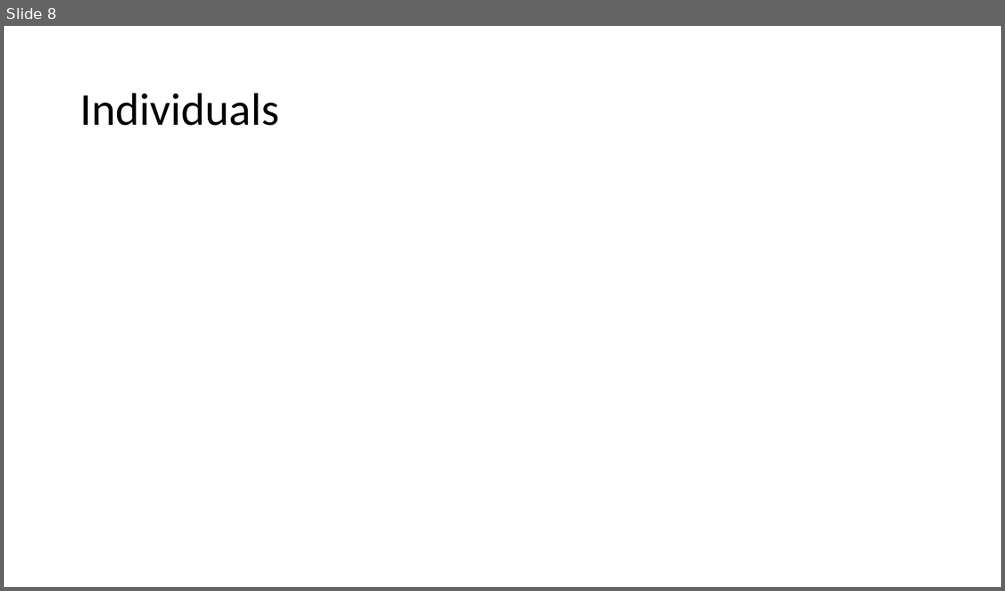
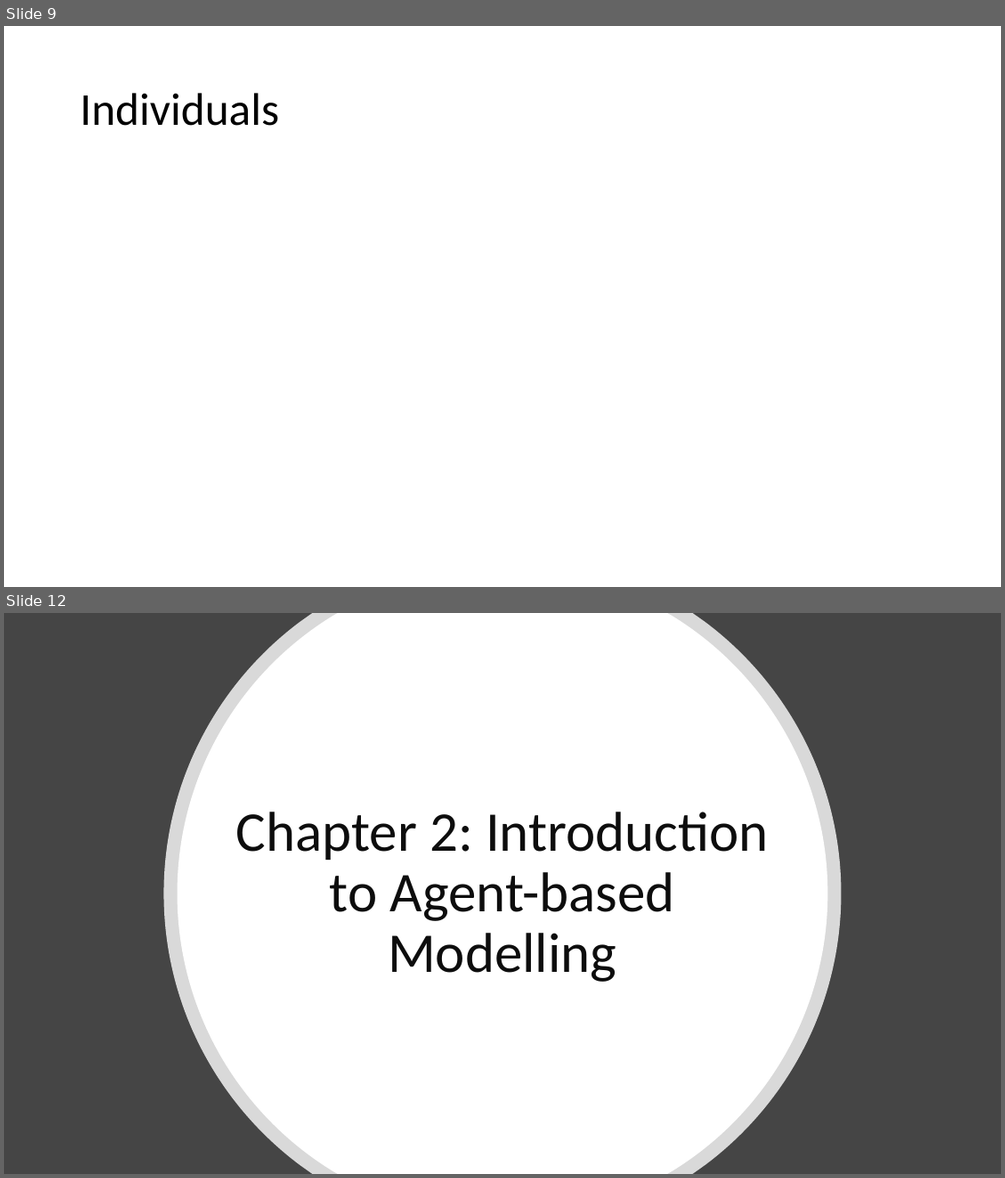
Before and after one commit to abmgis/abmgis, a slide deck: Chapter01-ABMGIS/Chapter1.pptx. Shown one above the other, each under a label of ours: slide 8 before the commit, slides 9 and 12 after it; the slides between them are not shown. The pictures are 1005x591 and 1005x1178 pixels, drawn with LibreOffice and Linux fonts; fonts in the diff are those of the drawing. Boxes give left, top, right and bottom in pixels: in the first picture for what was removed or moved away, otherwise in the second. Text is boxed around its words. In the diff, an @@ line names an element or a change of style, - is before the commit and + after.

Commit message:
updated chapter 1 ppt

```diff
--- a/Chapter01-ABMGIS/Chapter1.pptx
+++ b/Chapter01-ABMGIS/Chapter1.pptx
@@ slide 12 added at box(4, 613, 1001, 1174), background #454545 @@
@@ freeform shape added at box(164, 613, 841, 1174), fill #FFFFFF at 80% opacity @@
@@ freeform shape added at box(178, 613, 828, 1174), fill #FFFFFF @@
@@ title added at box(236, 811, 769, 981), 54 pt, text #0D0D0D @@
+Chapter 2: Introduction to Agent-based Modelling
@@ what was slide 8 is now slide 9 @@
```
Also in this commit, not shown: 9 slides changed, 17 other slides added, 7 slides removed, 1 other file.
